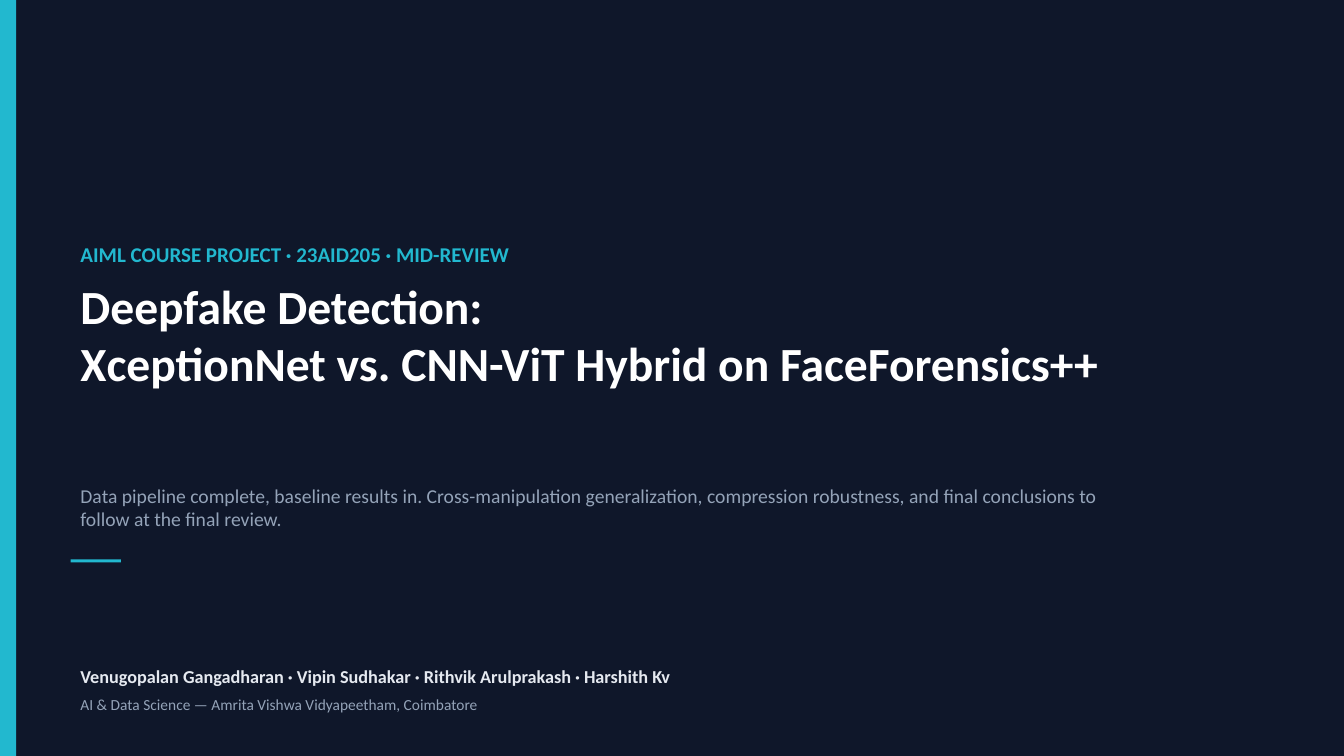
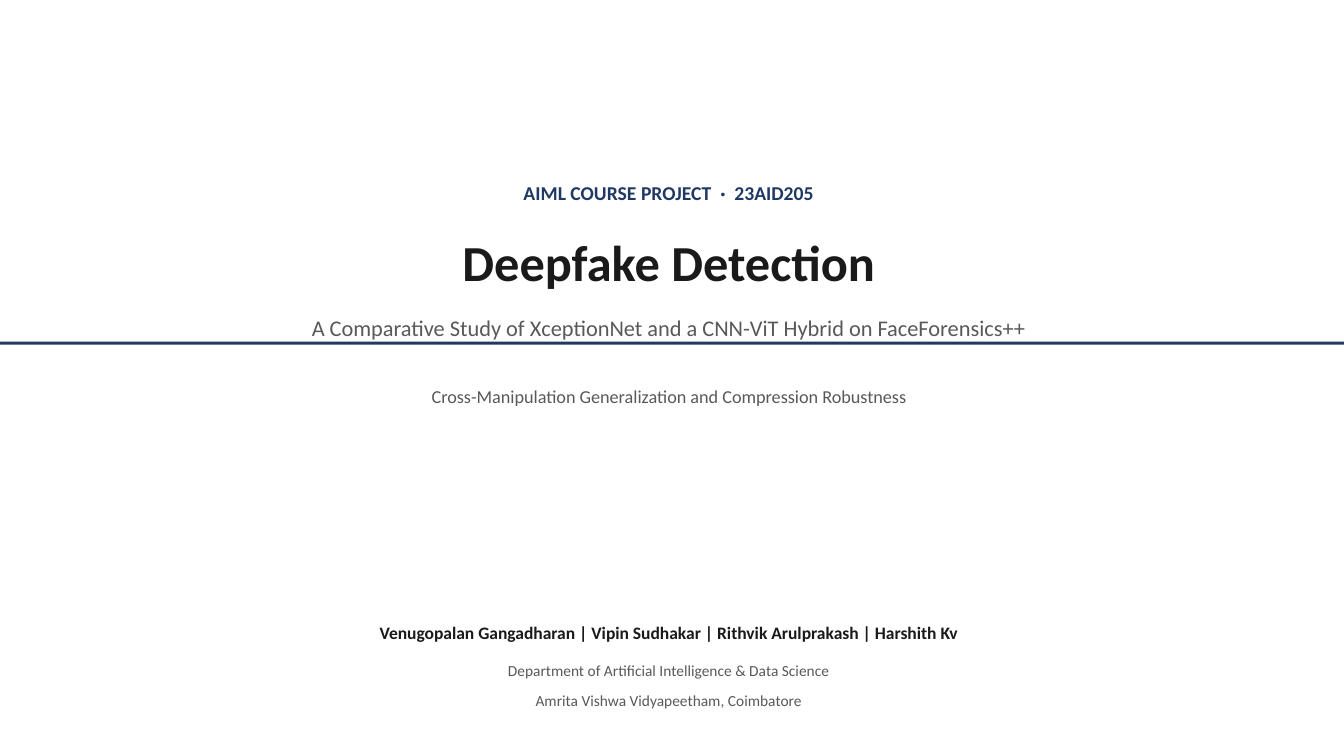
Before and after one commit to DUNE-ODYSSEY/deepfake-detection, a slide deck: slide 1 of docs/mid_review_update.pptx. Drawn at 1344x756 pixels with LibreOffice and Linux fonts; fonts in the diff are those of the drawing. Boxes give left, top, right and bottom in pixels: in the first picture for what was removed or moved away, otherwise in the second. Text is boxed around its words. In the diff, an @@ line names an element or a change of style, - is before the commit and + after.

```diff
--- a/docs/mid_review_update.pptx
+++ b/docs/mid_review_update.pptx
@@ rectangle removed at (0,0,16,756) @@
@@ text at (523,187,813,200): text changed; size 15 to 14 pt; text colour #22B8CF to #1F3864 @@
-AIML COURSE PROJECT · 23AID205 · MID-REVIEW
+AIML COURSE PROJECT · 23AID205
@@ text at (462,245,875,289): text changed; size 34 to 36 pt; text colour #FFFFFF to #1A1A1A @@
-Deepfake Detection:
-XceptionNet vs. CNN-ViT Hybrid on FaceForensics++
+Deepfake Detection
@@ text added at (312,320,1025,342), 16 pt, text #595959 @@
+A Comparative Study of XceptionNet and a CNN-ViT Hybrid on FaceForensics++
@@ rectangle: place and size @@
-rectangle at (0,0,1344,756)
+rectangle at (0,342,1344,345)
@@ rectangle at (0,342,1344,345): fill #0F172A to #1F3864 @@
@@ text added at (432,390,906,406), 13 pt, text #595959 @@
+Cross-Manipulation Generalization and Compression Robustness
@@ text removed at (80,489,1096,526) @@
-Data pipeline complete, baseline results in. Cross-manipulation generalization, compression robustness, and final conclusions to follow at the final review.
@@ rectangle removed at (71,560,121,563) @@
@@ text at (380,626,958,642): text changed; size 13 to 12.5 pt; text colour #E5E9F0 to #1A1A1A @@
-Venugopalan Gangadharan · Vipin Sudhakar · Rithvik Arulprakash · Harshith Kv
+Venugopalan Gangadharan | Vipin Sudhakar | Rithvik Arulprakash | Harshith Kv
@@ text added at (508,665,829,679), 11 pt, text #595959 @@
+Department of Artificial Intelligence & Data Science
@@ text at (536,695,802,709): text changed; text colour #94A3B8 to #595959 @@
-AI & Data Science — Amrita Vishwa Vidyapeetham, Coimbatore
+Amrita Vishwa Vidyapeetham, Coimbatore
```
Also in this commit, not shown: 2 other slides changed, 17 slides added, 6 slides removed, 1 other file.
